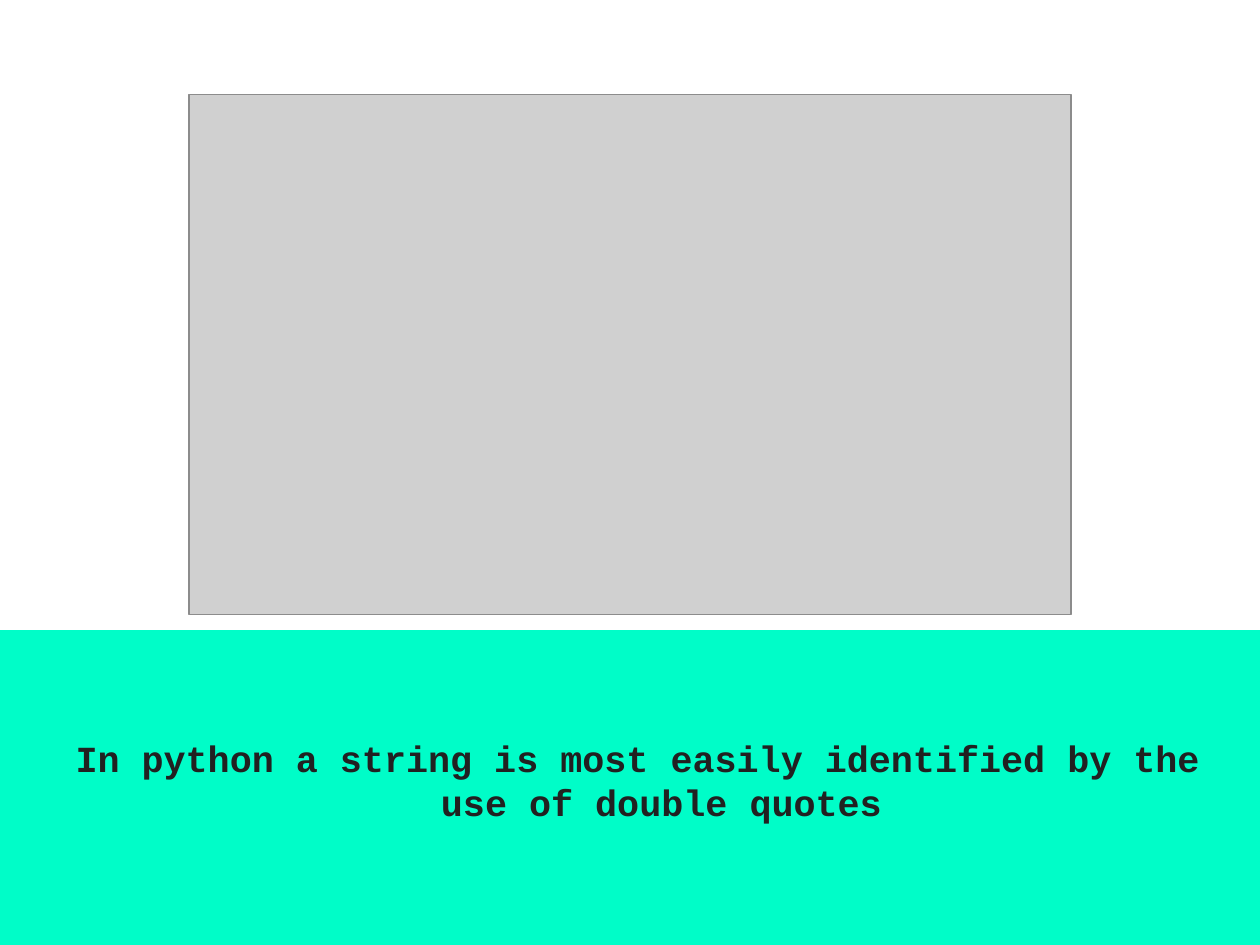
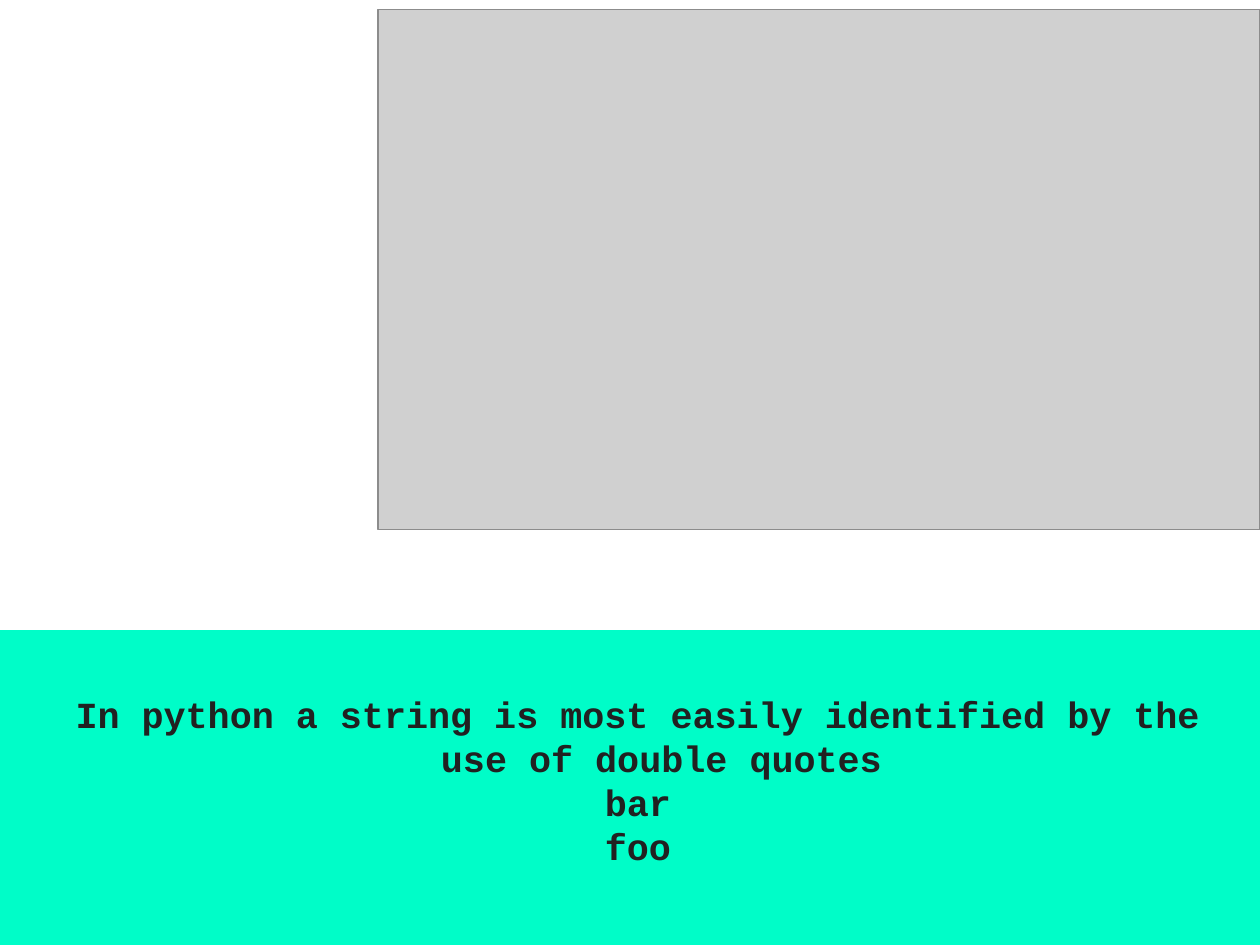
Before and after one commit to acjohnson/demystifying-code, a slide deck: slide 3 of simple-template-markup.pptx. Drawn at 1260x945 pixels with LibreOffice and Linux fonts; fonts in the diff are those of the drawing; grey boxes stand for pictures. Boxes give left, top, right and bottom in pixels: in the first picture for what was removed or moved away, otherwise in the second. Text is boxed around its words. In the diff, an @@ line names an element or a change of style, - is before the commit and + after.

```diff
--- a/simple-template-markup.pptx
+++ b/simple-template-markup.pptx
@@ picture moved from (x1=189, y1=94, x2=1071, y2=615) to (x1=378, y1=9, x2=1260, y2=529) @@
@@ subtitle at (x1=605, y1=790, x2=671, y2=861): paragraphs added @@
+bar
+foo
```
Also in this commit, not shown: 1 other slide changed, 6 slides added, 1 other file.
